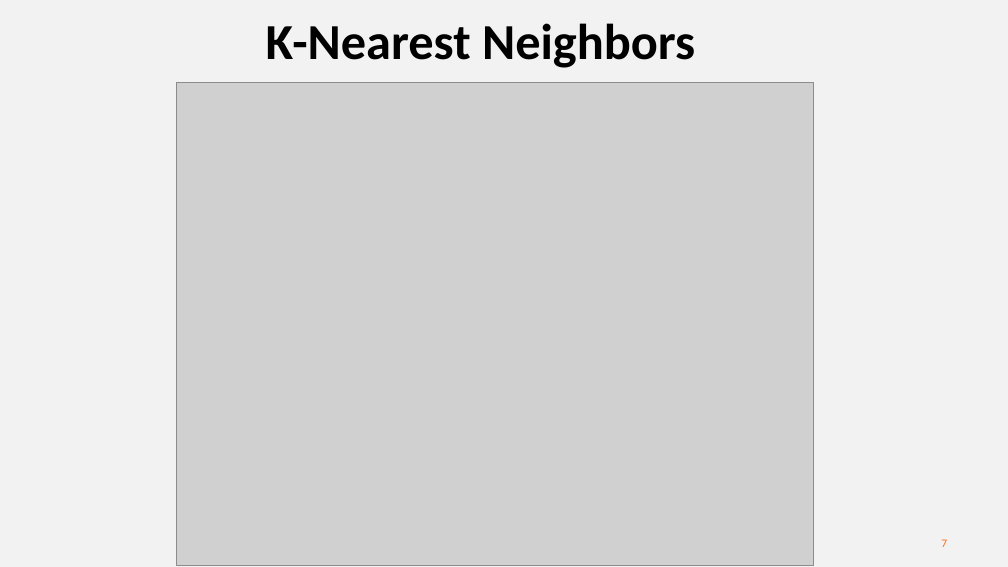
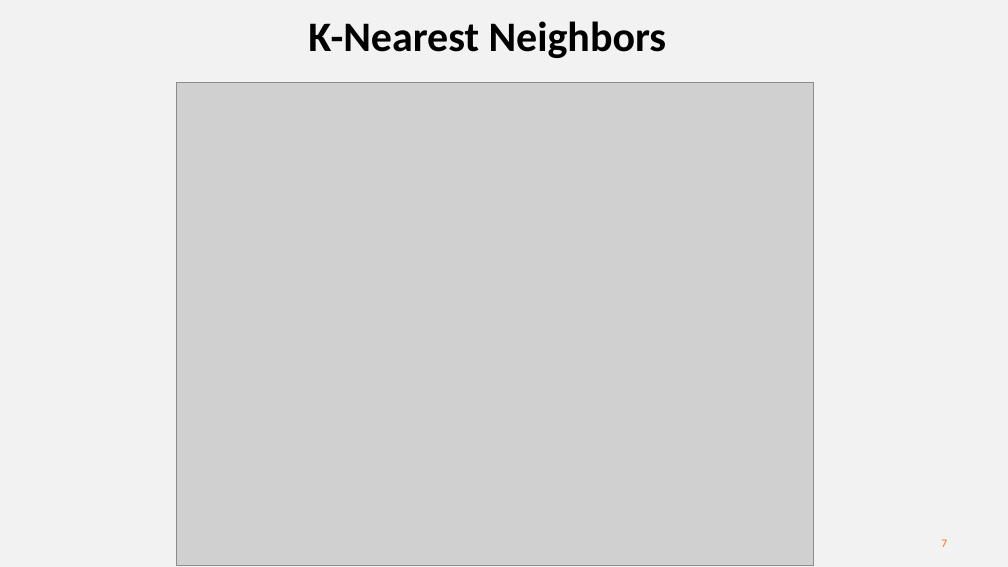
Before and after one commit to gmg20/Assorted, a slide deck: slide 7 of Turnover_Predict/Turnover_Presentation.pptx. Drawn at 1008x567 pixels with LibreOffice and Linux fonts; fonts in the diff are those of the drawing; grey boxes stand for pictures. Boxes give left, top, right and bottom in pixels: in the first picture for what was removed or moved away, otherwise in the second. Text is boxed around its words. In the diff, an @@ line names an element or a change of style, - is before the commit and + after.

```diff
--- a/Turnover_Predict/Turnover_Presentation.pptx
+++ b/Turnover_Predict/Turnover_Presentation.pptx
@@ title "K-Nearest Neighbors" at bbox=[308, 21, 667, 58]: size 48 to 40 pt @@
```
Also in this commit, not shown: 11 other slides changed.
